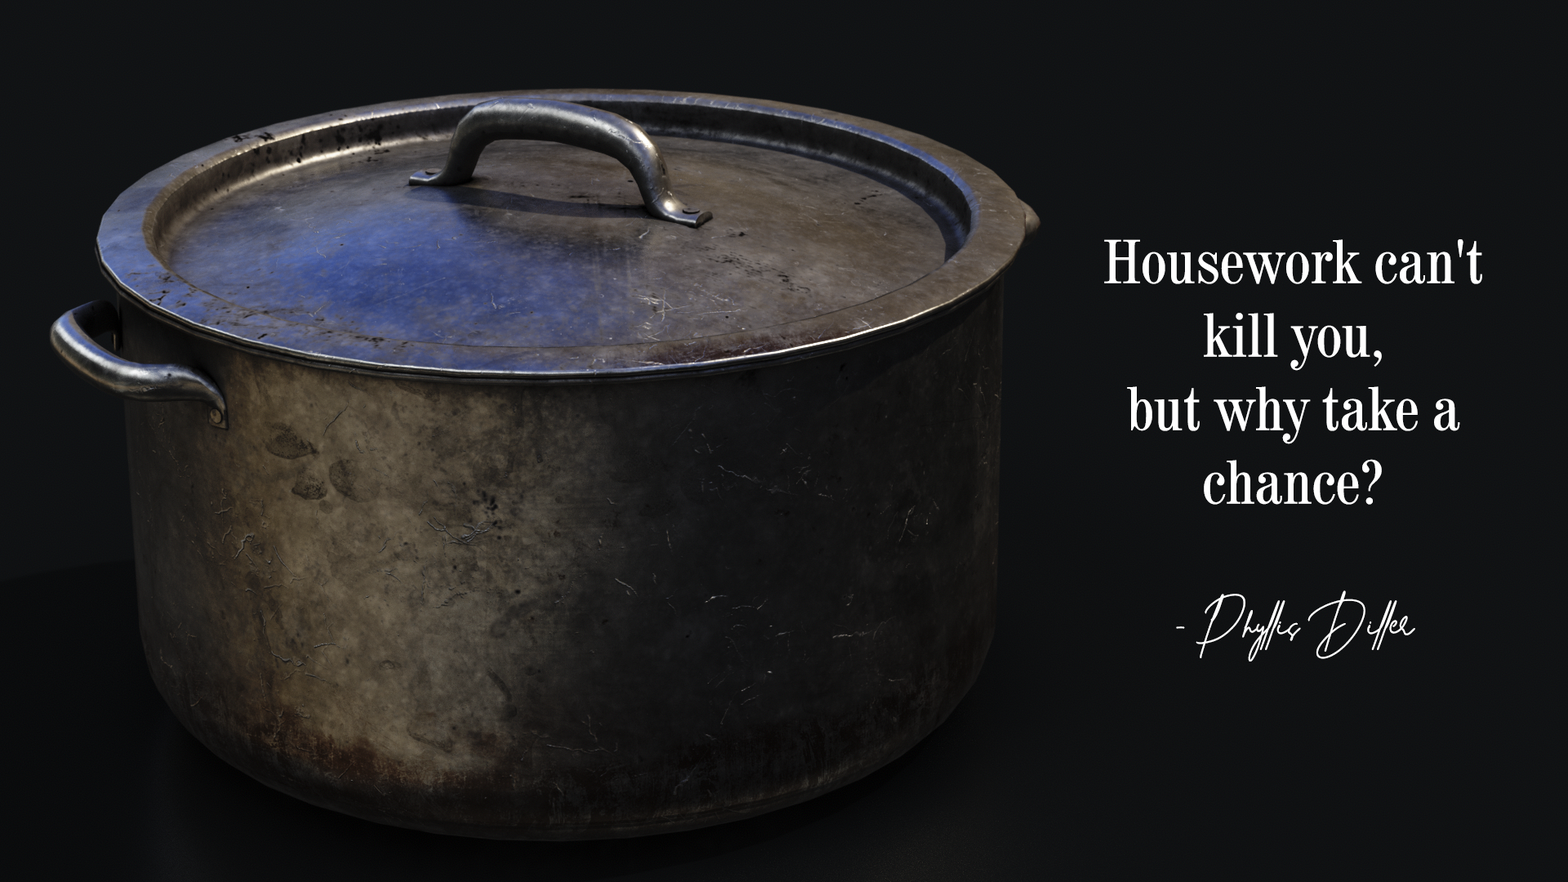
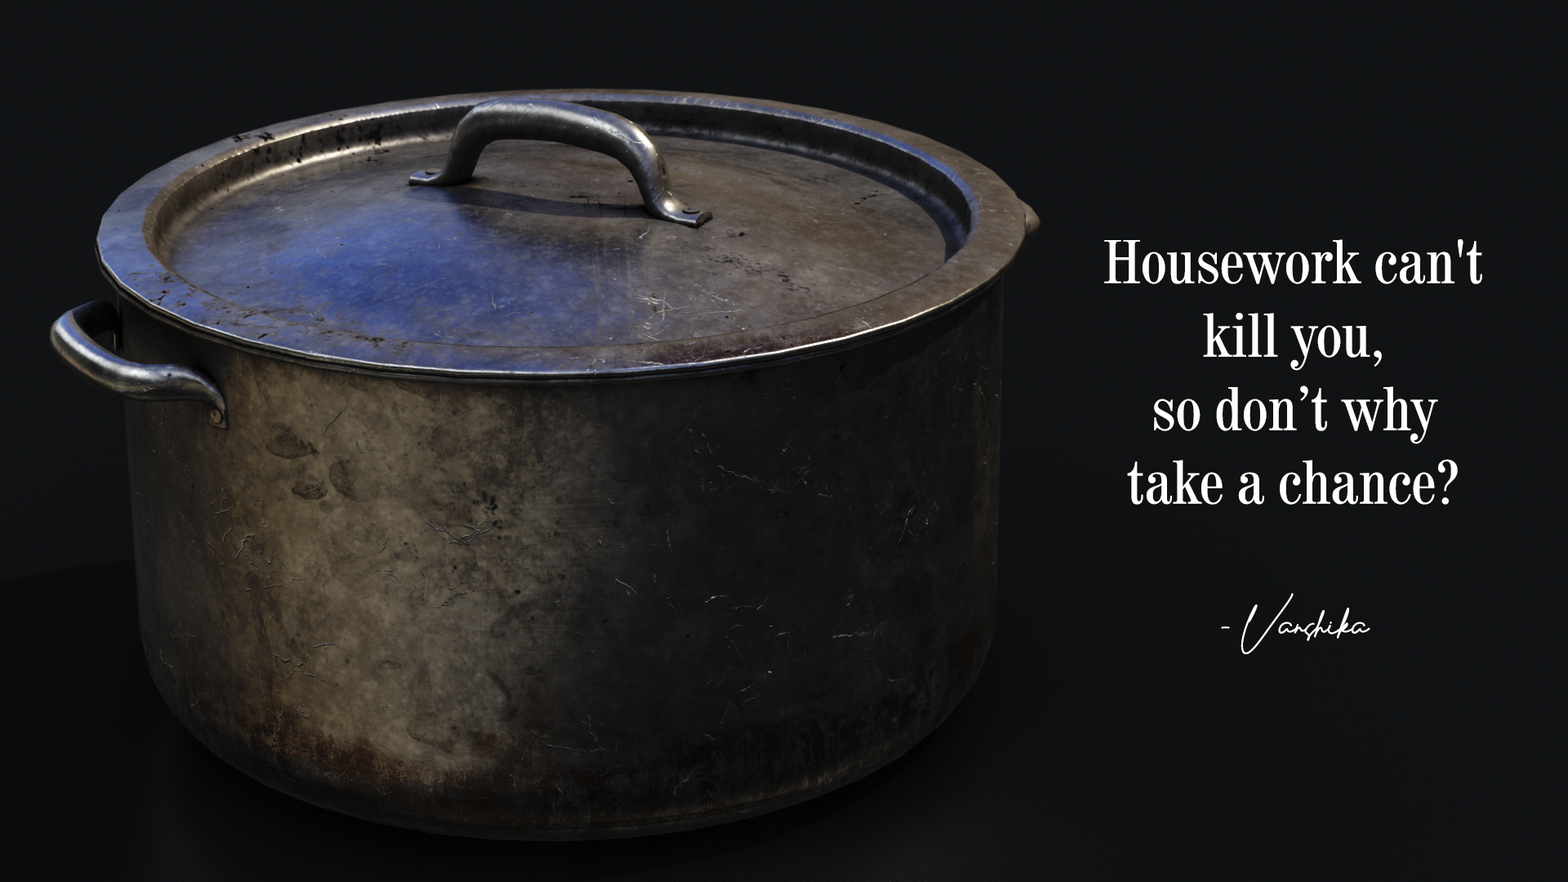
Two versions of the same layered image (1568x882). Layer-by-layer changes:
renamed "Housework can't kill you, but why take a chance? - Phyllis Dil" to "Housework can't kill you, so don’t why take a chance? - Vanshi", painted on it over <box>1104,239,1483,662</box>